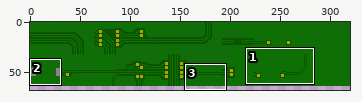
Edited in one commit: sprite sheet (src/tiles/gaffa_lobby_textures_No2.png). The picture above shows the old version from afar; the outline marks the close-up.
Close-up. Before:
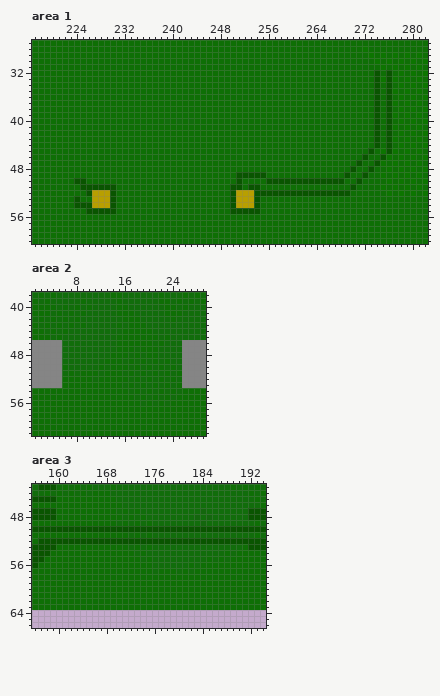
The file is 320x320 pixels. Colours within 5 levels of each other are drawn and written as one. Shown: area 1: x 217..282, y 27..60; area 2: x 1..29, y 38..61; area 3: x 156..194, y 43..66. The wide view leaves out empty margins.
After the commit:
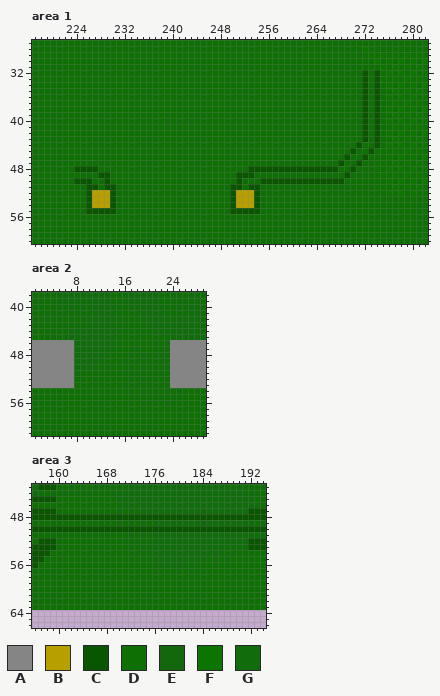
Palette (. is transparent): A #858585  B #b89f00  C #095500  D #0e6f05  E #13670d  F #0c7500  G #116d0b
The edit:
Area 1:
The edit turns colour D into colour C in rows 32 to 43 at x 272; in row 44 at x 271; in row 45 at x 270; in row 46 at x 269; in row 47 at x 268; in row 48 at x 224 to 227 and 253 to 267.
The edit turns colour D into colour C in row 49 at x 228 to 229; in row 50 at x 226, 229 and 255; in row 53 at x 226.
The edit turns colour C into colour D in row 33 at x 276; in row 35 at x 276; in row 37 at x 276; in row 39 at x 276; in row 41 at x 276; in row 43 at x 276.
The edit turns colour C into colour D in row 45 at x 276; in row 46 at x 275; in row 47 at x 274; in row 48 at x 273; in row 49 at x 254 to 255 and 272; in row 50 at x 271.
The edit turns colour C into colour D in row 51 at x 225, 228 and 270; in row 52 at x 255 to 269; in row 53 at x 224; in row 54 at x 224 to 225.
The edit turns colour C into colour F in row 32 at x 276; in row 34 at x 276; in row 36 at x 276; in row 38 at x 276; in row 40 at x 276; in row 42 at x 276.
The edit turns colour C into colour F in row 44 at x 276.
Area 2:
The edit turns colour D into colour A in row 50 at x 6 and 24; in row 51 at x 7 and 25; in row 52 at x 6 to 7 and 24; in row 53 at x 6 to 7 and 25.
The edit turns colour G into colour A in rows 46 to 49 at x 6 to 7 and 24 to 25; in row 50 at x 7 and 25; in row 51 at x 6 and 24; in row 52 at x 25; in row 53 at x 24.
Area 3:
The edit turns colour D into colour C in row 48 at x 160 to 170, 172 and 174.
The edit turns colour E into colour C in row 48 at x 183 and 185.
The edit turns colour G into colour C in row 48 at x 171, 173, 175 to 182, 184 and 186 to 191.
The edit turns colour C into colour D in row 52 at x 160 to 170, 172 and 174.
The edit turns colour C into colour G in row 52 at x 171, 173 and 175 to 191.
Changed places in both close-ups, as pixel boxes (x1, y1, x2, y2):
changed: (248, 70, 392, 196)
changed: (74, 166, 110, 208)
changed: (62, 340, 74, 388)
changed: (170, 340, 182, 388)
changed: (56, 514, 248, 520)
changed: (56, 538, 248, 544)
